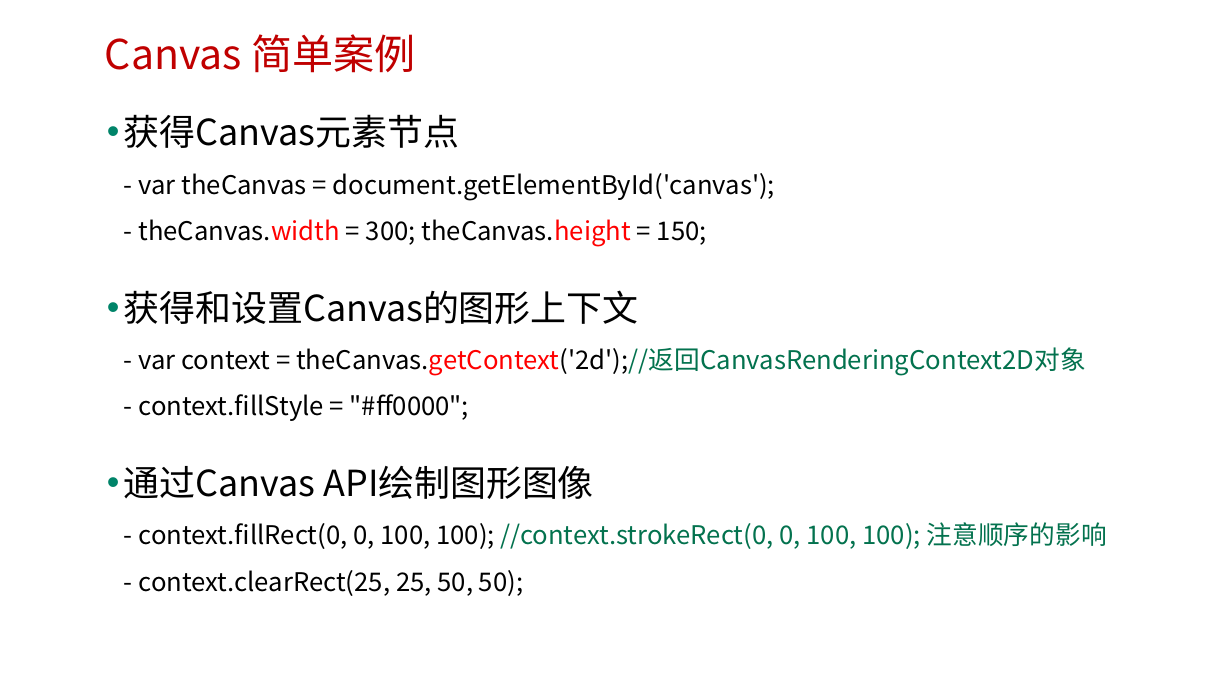
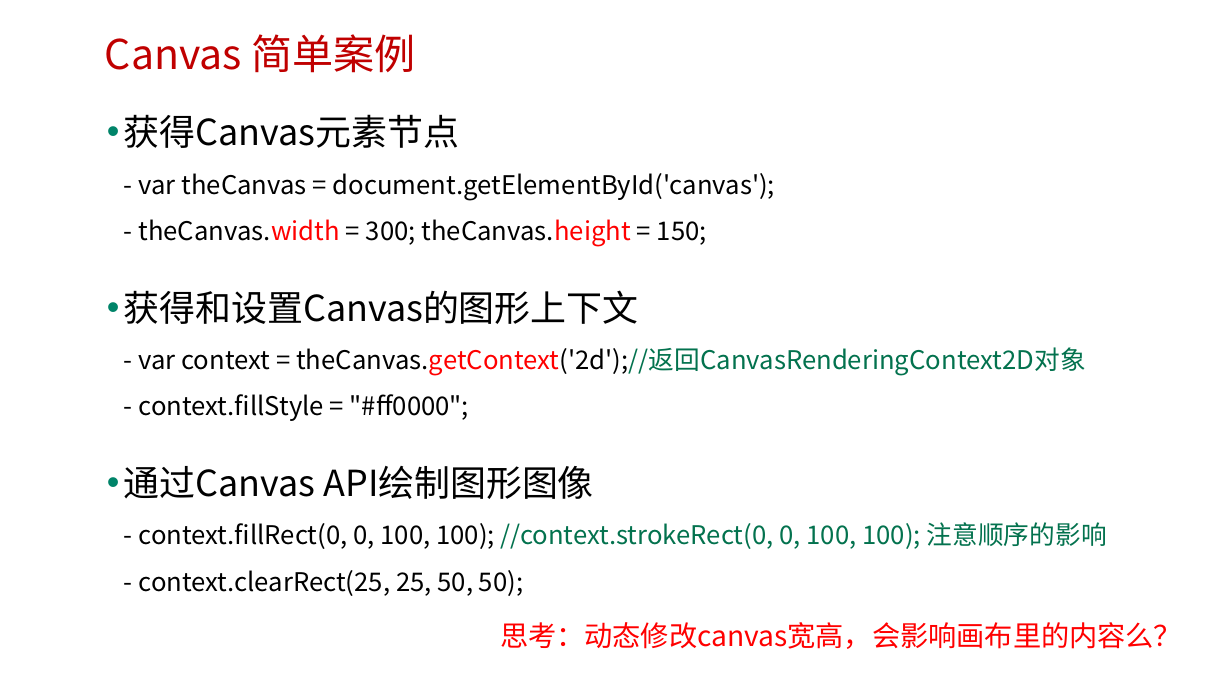
Before and after one commit to edu2act/course-H5-Animation-and-Game-Development, a slide deck: slide 3 of 课程PPT/（02）H5 Canvas图形绘制.pptx. Drawn at 1232x693 pixels with LibreOffice and Linux fonts; fonts in the diff are those of the drawing; background and template pictures are left out. Boxes give left, top, right and bottom in pixels: in the first picture for what was removed or moved away, otherwise in the second. Text is boxed around its words. In the diff, an @@ line names an element or a change of style, - is before the commit and + after.

```diff
--- a/课程PPT/（02）H5 Canvas图形绘制.pptx
+++ b/课程PPT/（02）H5 Canvas图形绘制.pptx
@@ text added at (500, 622, 1182, 649), 22 pt, text #FF0000 @@
+思考：动态修改canvas宽高，会影响画布里的内容么？
```
Also in this commit, not shown: 2 other files.
